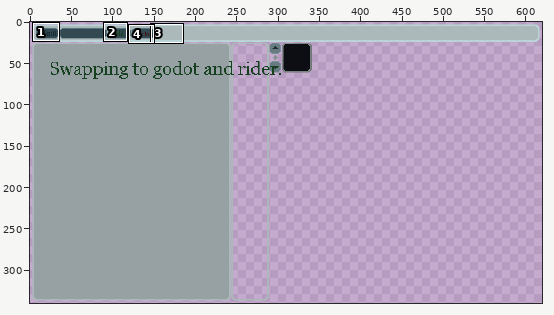
File history of a pixel-art file, main/packages/dna editor window/dna_editor_window.aseprite. The first picture is a wide view before the edit; the outline marks the close-up.
Close-up. Earlier state:
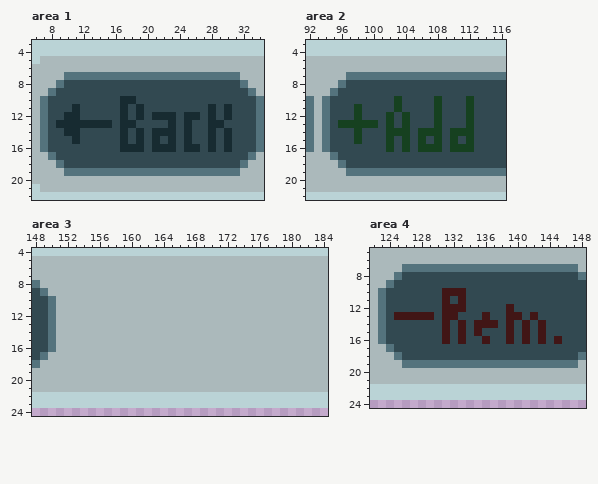
620x340 pixels, 1 frame. Colours within 5 levels of each other are drawn and written as one. Shown: area 1: x 6..34, y 3..22; area 2: x 92..116, y 3..22; area 3: x 148..184, y 4..24; area 4: x 122..148, y 5..24. The commit also changed other parts of the picture, which this record leaves out.
And afterwards:
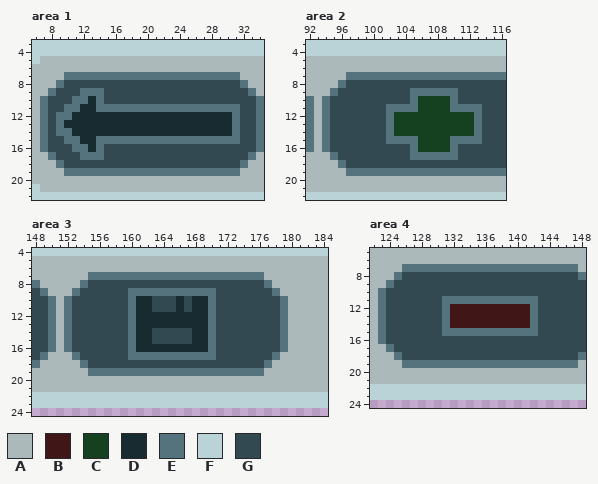
Palette (. is transparent): A #abb9bb  B #411616  C #164120  D #172b31  E #54737d  F #bad3d6  G #324951
Change:
layer "push_changes_unsaved" added
layer "push_changes" added
--- area 1, layer "Back"
@@ x 6..34 @@
  8 AAAEGGGGGGGGGGGGGGGGGGGGGGEAA
- 9 AAEGGGGGGGGGGGGGGGGGGGGGGGGEA
-10 AEGGGGGGGGGDDGGGGGGGGGGGGGGGE
-11 AEGGGDGGGGGDGDGGGGGGGGDGDGGGE
-12 AEGGDDGGGGGDGDGDDDGDDGDGDGGGE
-13 AEGDDDDDDDGDDGGGGDGDGGDDGGGGE
-14 AEGGDDGGGGGDGDGDDDGDGGDGDGGGE
-15 AEGGGDGGGGGDGDGDGDGDGGDGDGGGE
-16 AEGGGGGGGGGDDDGDDDGDDGDGDGGGE
-17 AAEGGGGGGGGGGGGGGGGGGGGGGGGEA
+ 9 AAEGGGEEEGGGGGGGGGGGGGGGGGGEA
+10 AEGGGEEDEGGGGGGGGGGGGGGGGGGGE
+11 AEGGEEDDEEEEEEEEEEEEEEEEEEGGE
+12 AEGEEDDDDDDDDDDDDDDDDDDDDEGGE
+13 AEGEDDDDDDDDDDDDDDDDDDDDDEGGE
+14 AEGEEDDDDDDDDDDDDDDDDDDDDEGGE
+15 AEGGEEDDEEEEEEEEEEEEEEEEEEGGE
+16 AEGGGEEDEGGGGGGGGGGGGGGGGGGGE
+17 AAEGGGEEEGGGGGGGGGGGGGGGGGGEA
 18 AAAEGGGGGGGGGGGGGGGGGGGGGGEAA
--- area 2, layer "Add"
@@ x 92..116 @@
  8 AAAAEGGGGGGGGGGGGGGGGGGGG
- 9 AAAEGGGGGGGGGGGGGGGGGGGGG
-10 EAEGGGGGGGGCGGGGCGGGCGGGG
-11 EAEGGGCGGGGCGGGGCGGGCGGGG
-12 EAEGGGCGGGCGCGGGCGGGCGGGG
-13 EAEGCCCCCGCGCGGGCGGGCGGGG
-14 EAEGGGCGGGCCCGCCCGCCCGGGG
-15 EAEGGGCGGGCGCGCGCGCGCGGGG
-16 EAEGGGGGGGCGCGCCCGCCCGGGG
-17 AAAEGGGGGGGGGGGGGGGGGGGGG
+ 9 AAAEGGGGGGGGGEEEEEEGGGGGG
+10 EAEGGGGGGGGGGECCCCEGGGGGG
+11 EAEGGGGGGGEEEECCCCEEEEGGG
+12 EAEGGGGGGGECCCCCCCCCCEGGG
+13 EAEGGGGGGGECCCCCCCCCCEGGG
+14 EAEGGGGGGGECCCCCCCCCCEGGG
+15 EAEGGGGGGGEEEECCCCEEEEGGG
+16 EAEGGGGGGGGGGECCCCEGGGGGG
+17 AAAEGGGGGGGGGEEEEEEGGGGGG
 18 AAAAEGGGGGGGGGGGGGGGGGGGG
--- area 3, layer "push_changes"
@@ x 148..184 @@
  6 AAAAAAAAAAAAAAAAAAAAAAAAAAAAAAAAAAAAA
- 7 AAAAAAAAAAAAAAAAAAAAAAAAAAAAAAAAAAAAA
- 8 EAAAAAAAAAAAAAAAAAAAAAAAAAAAAAAAAAAAA
- 9 GEAAAAAAAAAAAAAAAAAAAAAAAAAAAAAAAAAAA
-10 GGEAAAAAAAAAAAAAAAAAAAAAAAAAAAAAAAAAA
-11 GGEAAAAAAAAAAAAAAAAAAAAAAAAAAAAAAAAAA
-12 GGEAAAAAAAAAAAAAAAAAAAAAAAAAAAAAAAAAA
-13 GGEAAAAAAAAAAAAAAAAAAAAAAAAAAAAAAAAAA
-14 GGEAAAAAAAAAAAAAAAAAAAAAAAAAAAAAAAAAA
-15 GGEAAAAAAAAAAAAAAAAAAAAAAAAAAAAAAAAAA
-16 GGEAAAAAAAAAAAAAAAAAAAAAAAAAAAAAAAAAA
-17 GEAAAAAAAAAAAAAAAAAAAAAAAAAAAAAAAAAAA
-18 EAAAAAAAAAAAAAAAAAAAAAAAAAAAAAAAAAAAA
-19 AAAAAAAAAAAAAAAAAAAAAAAAAAAAAAAAAAAAA
+ 7 AAAAAAAEEEEEEEEEEEEEEEEEEEEEEAAAAAAAA
+ 8 EAAAAAEGGGGGGGGGGGGGGGGGGGGGGEAAAAAAA
+ 9 GEAAAEGGGGGGEEEEEEEEEEEGGGGGGGEAAAAAA
+10 GGEAEGGGGGGGEDDGGGDGDDEGGGGGGGGEAAAAA
+11 GGEAEGGGGGGGEDDGGGDGDDEGGGGGGGGEAAAAA
+12 GGEAEGGGGGGGEDDDDDDDDDEGGGGGGGGEAAAAA
+13 GGEAEGGGGGGGEDDDDDDDDDEGGGGGGGGEAAAAA
+14 GGEAEGGGGGGGEDDGGGGGDDEGGGGGGGGEAAAAA
+15 GGEAEGGGGGGGEDDGGGGGDDEGGGGGGGGEAAAAA
+16 GGEAEGGGGGGGEDDDDDDDDDEGGGGGGGGEAAAAA
+17 GEAAAEGGGGGGEEEEEEEEEEEGGGGGGGEAAAAAA
+18 EAAAAAEGGGGGGGGGGGGGGGGGGGGGGEAAAAAAA
+19 AAAAAAAEEEEEEEEEEEEEEEEEEEEEEAAAAAAAA
 20 AAAAAAAAAAAAAAAAAAAAAAAAAAAAAAAAAAAAA
--- area 4, layer "Remove"
@@ x 122..148 @@
  9 AAEGGGGGGGGGGGGGGGGGGGGGGGG
-10 AEGGGGGGGBBBGGGGGGGGGGGGGGG
-11 AEGGGGGGGBGBGGGGGGGGGGGGGGG
-12 AEGGGGGGGBBBGGGGGBGGGGGGGGG
-13 AEGBBBBBGBBGGGBGGBBGBGGGGGG
-14 AEGGGGGGGBGBGBBBGBGBGBGGGGG
-15 AEGGGGGGGBGBGBGGGBGBGBGGGGG
-16 AEGGGGGGGBGBGGBGGBGBGBGBGGG
+10 AEGGGGGGGGGGGGGGGGGGGGGGGGG
+11 AEGGGGGGGEEEEEEEEEEEEGGGGGG
+12 AEGGGGGGGEBBBBBBBBBBEGGGGGG
+13 AEGGGGGGGEBBBBBBBBBBEGGGGGG
+14 AEGGGGGGGEBBBBBBBBBBEGGGGGG
+15 AEGGGGGGGEEEEEEEEEEEEGGGGGG
+16 AEGGGGGGGGGGGGGGGGGGGGGGGGG
 17 AAEGGGGGGGGGGGGGGGGGGGGGGGG
Boxes around the changes in both close-ups, in picture pixels (x1, y1, x2, y2):
changed: (56, 88, 240, 160)
changed: (338, 88, 482, 160)
changed: (64, 272, 288, 376)
changed: (394, 288, 562, 344)
